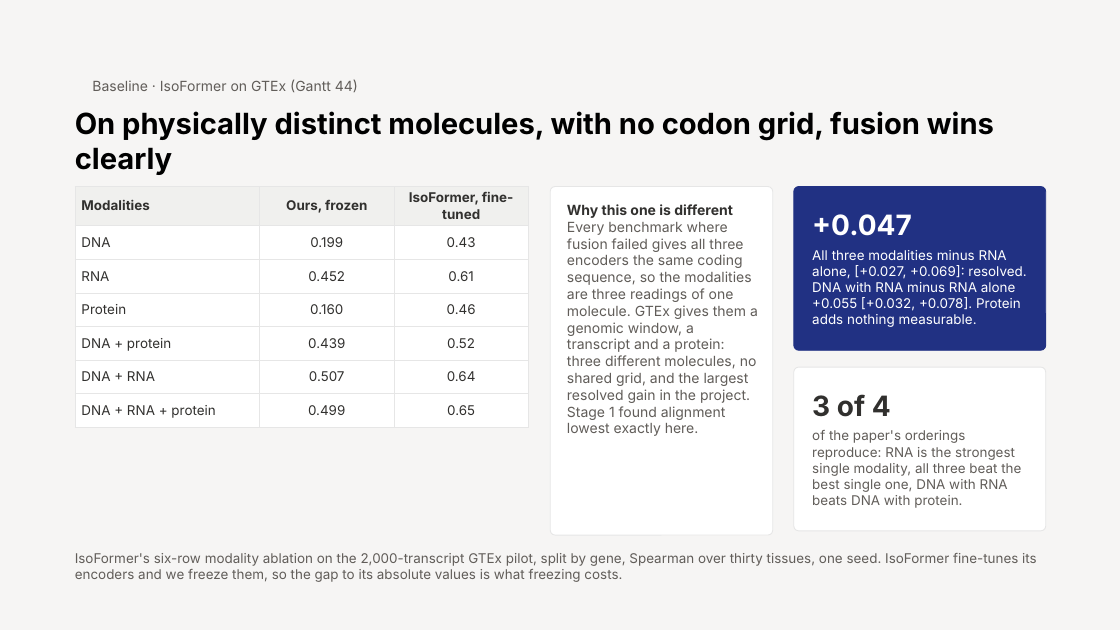
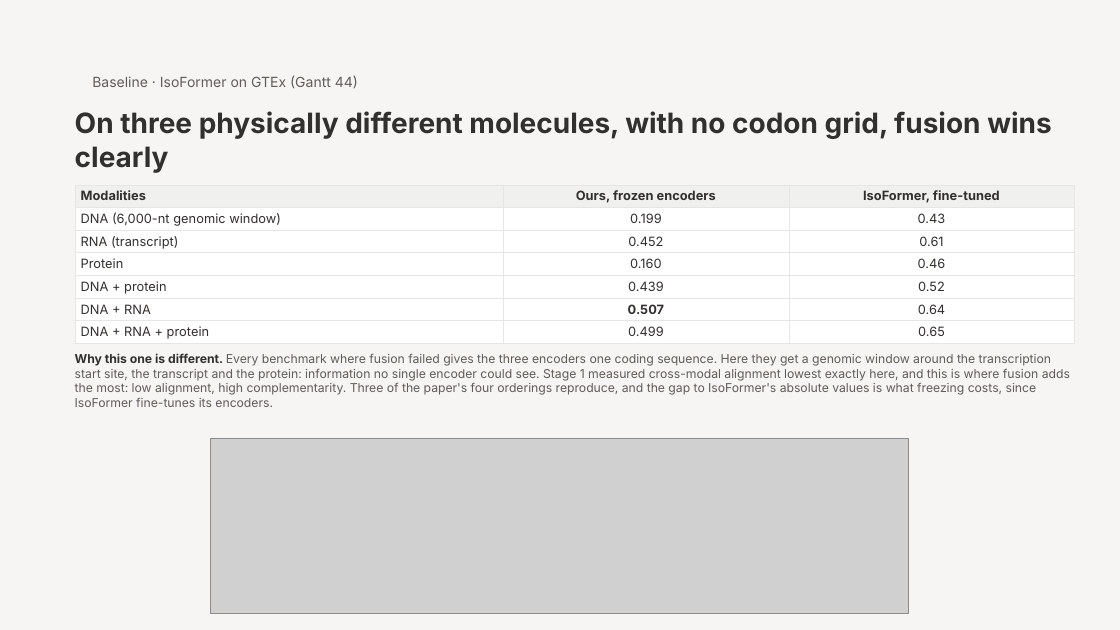
Before and after one commit to jtmckinley4/multimodal-bio-fusion, a slide deck: slide 13 of docs/notes/Slides/Mina_Progress_Slides_2026-10-22.pptx (slide 12 before the commit). Drawn at 1120x630 pixels with LibreOffice and Linux fonts; fonts in the diff are those of the drawing; grey boxes stand for pictures. Boxes give left, top, right and bottom in pixels: in the first picture for what was removed or moved away, otherwise in the second. Text is boxed around its words. In the diff, an @@ line names an element or a change of style, - is before the commit and + after.

```diff
--- a/docs/notes/Slides/Mina_Progress_Slides_2026-10-22.pptx
+++ b/docs/notes/Slides/Mina_Progress_Slides_2026-10-22.pptx
@@ text "Baseline · IsoFormer on GTEx ..." at box(92, 75, 358, 88): less space between paragraphs; vertical alignment middle to top @@
@@ text at box(75, 111, 1051, 173): text changed; size 25 to 24 pt; text colour #000000 to #31302E @@
-On physically distinct molecules, with no codon grid, fusion wins clearly
+On three physically different molecules, with no codon grid, fusion wins clearly
@@ table at box(75, 185, 1075, 343) @@
-row 1, column 2: Ours, frozen
+row 1, column 2: Ours, frozen encoders
-row 2, column 1: DNA
+row 2, column 1: DNA (6,000-nt genomic window)
-row 3, column 1: RNA
+row 3, column 1: RNA (transcript)
@@ size 11.5 to 11 pt in "Modalities", "IsoFormer, fine-tuned", "0.199", "0.43" and 14 more places @@
@@ bold on in "0.507" @@
@@ table: place and size @@
-table at box(75, 187, 528, 422)
+table at box(75, 185, 1075, 343)
@@ rounded rectangle removed at box(550, 187, 773, 535) @@
@@ text removed at box(567, 204, 758, 436) @@
-Why this one is different
-Every benchmark where fusion failed gives all three encoders the same coding sequence, so the modalities are three readings of one molecule. GTEx gives them a genomic window, a transcript and a protein: three different molecules, no shared grid, and the largest resolved gain in the project. Stage 1 found alignment lowest exactly here.
@@ rounded rectangle removed at box(794, 187, 1046, 350) @@
@@ text removed at box(812, 214, 912, 236) @@
-+0.047
@@ text removed at box(812, 250, 1026, 327) @@
-All three modalities minus RNA alone, [+0.027, +0.069]: resolved. DNA with RNA minus RNA alone +0.055 [+0.032, +0.078]. Protein adds nothing measurable.
@@ text added at box(75, 353, 1070, 407), 10.5 pt, text #615D59 @@
+Why this one is different. Every benchmark where fusion failed gives the three encoders one coding sequence. Here they get a genomic window around the transcription start site, the transcript and the protein: information no single encoder could see. Stage 1 measured cross-modal alignment lowest exactly here, and this is where fusion adds the most: low alignment, high complementarity. Three of the paper's four orderings reproduce, and the gap to IsoFormer's absolute values is what freezing costs, since IsoFormer fine-tunes its encoders.
@@ rounded rectangle removed at box(794, 367, 1046, 531) @@
@@ text removed at box(812, 394, 891, 417) @@
-3 of 4
@@ picture added at box(211, 439, 909, 613) @@
@@ text removed at box(812, 430, 1021, 508) @@
-of the paper's orderings reproduce: RNA is the strongest single modality, all three beat the best single one, DNA with RNA beats DNA with protein.
@@ text removed at box(75, 553, 1037, 582) @@
-IsoFormer's six-row modality ablation on the 2,000-transcript GTEx pilot, split by gene, Spearman over thirty tissues, one seed. IsoFormer fine-tunes its encoders and we freeze them, so the gap to its absolute values is what freezing costs.
```
Also in this commit, not shown: 11 other slides changed, 2 slides added, 1 slide removed, 35 other files.
